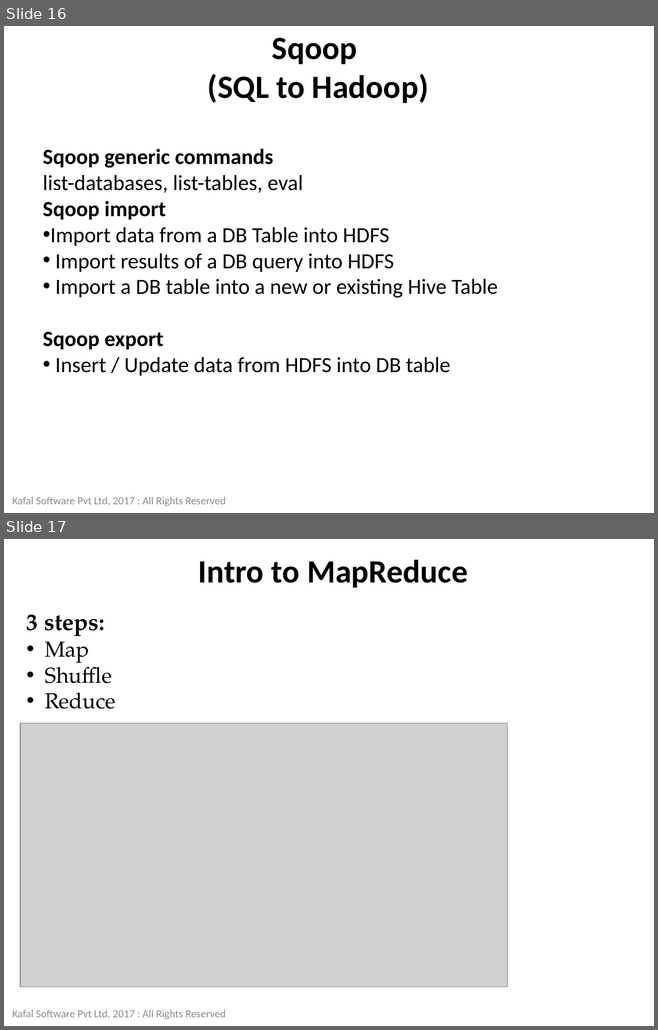
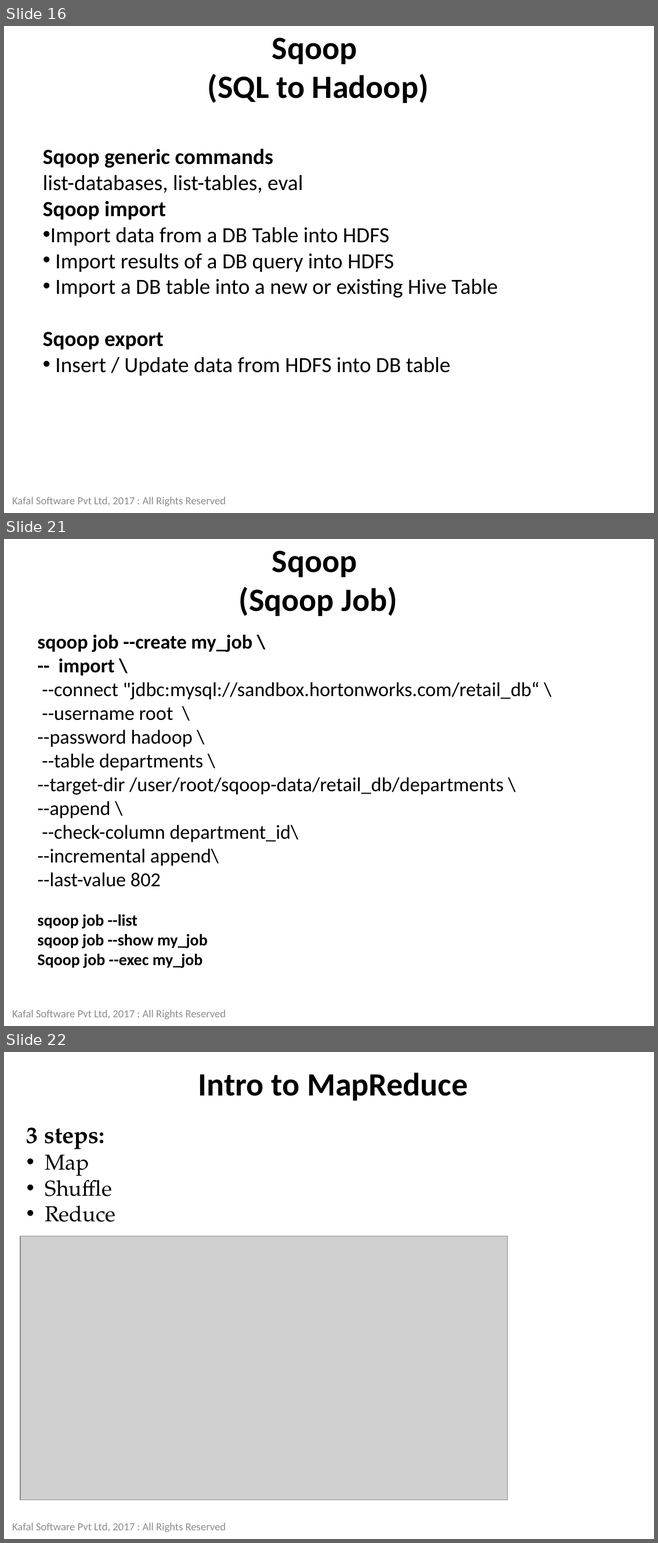
Before and after one commit to ashwinikafalsoft/bigdata-train, a slide deck: Introduction to - Big Data and Hadoop (HDP).pptx. Shown one above the other, each under a label of ours: slides 16 and 17 before the commit, slides 16, 21 and 22 after it; the slides between them are not shown. The pictures are 658x1030 and 658x1543 pixels, drawn with LibreOffice and Linux fonts; fonts in the diff are those of the drawing; grey boxes stand for pictures; background and template pictures are left out. Boxes give left, top, right and bottom in pixels: in the first picture for what was removed or moved away, otherwise in the second. Text is boxed around its words. In the diff, an @@ line names an element or a change of style, - is before the commit and + after.

```diff
--- a/Introduction to - Big Data and Hadoop (HDP).pptx
+++ b/Introduction to - Big Data and Hadoop (HDP).pptx
@@ slide 21 added at [4,539,654,1026], background #FFFFFF @@
@@ title added at [239,551,397,616], 36 pt, text #000000, bold @@
+Sqoop
+(Sqoop Job)
@@ text added at [38,635,539,968], 22 pt, text #000000 @@
+sqoop job --create my_job \
+-- import \
+--connect "jdbc:mysql://sandbox.hortonworks.com/retail_db“ \
+--username root \
+--password hadoop \
+--table departments \
+--target-dir /user/root/sqoop-data/retail_db/departments \
+--append \
+--check-column department_id\
+--incremental append\
+--last-value 802
+sqoop job --list
+sqoop job --show my_job
+Sqoop job --exec my_job
@@ text added at [12,1010,226,1019], 12 pt, text #8C8C8C @@
+Kafal Software Pvt Ltd, 2017 : All Rights Reserved
@@ what was slide 17 is now slide 22 @@
```
Also in this commit, not shown: 4 other slides added, 3 other files.
